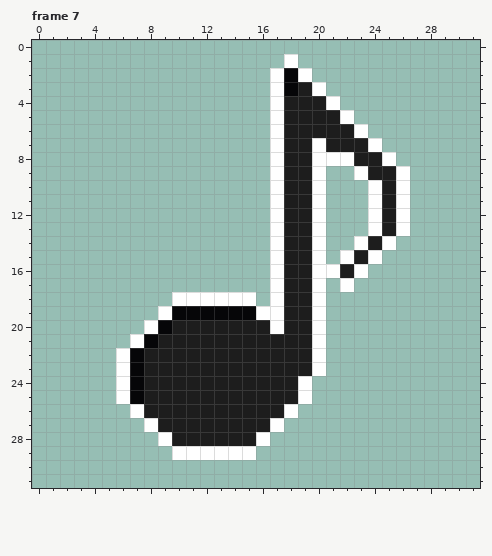
A pixel-art file gets an edit: 리듬점프 개발/도트/Title.aseprite. Above, as it was before the edit.
32x32 pixels, 10 frames. Shown: frame 7.
After:
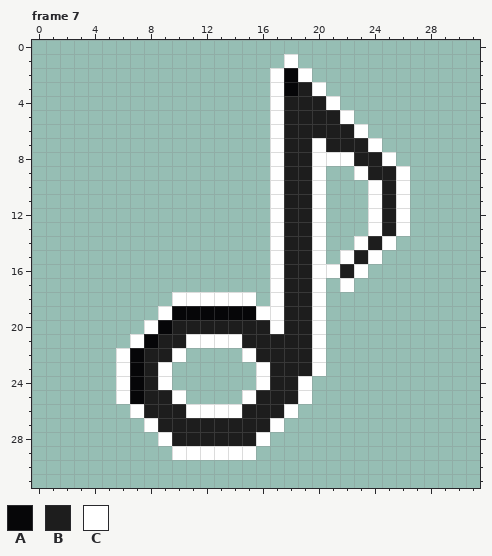
Palette (. is transparent): A #060608  B #1d1d1d  C #ffffff
Edits made:
--- frame 7
@@ x 7..18 @@
 20 .CABBBBBBBCB
-21 CABBBBBBBBBB
-22 ABBBBBBBBBBB
-23 ABBBBBBBBBBB
-24 ABBBBBBBBBBB
-25 ABBBBBBBBBBB
-26 CBBBBBBBBBBC
+21 CABBCCCCBBBB
+22 ABBC....CBBB
+23 ABC......CBB
+24 ABC......CBB
+25 ABBC....CBBB
+26 CBBBCCCCBBBC
 27 .CBBBBBBBBC.
Changed places in both pictures, as pixel boxes (x1, y1, x2, y2):
changed: (158, 334, 270, 418)
